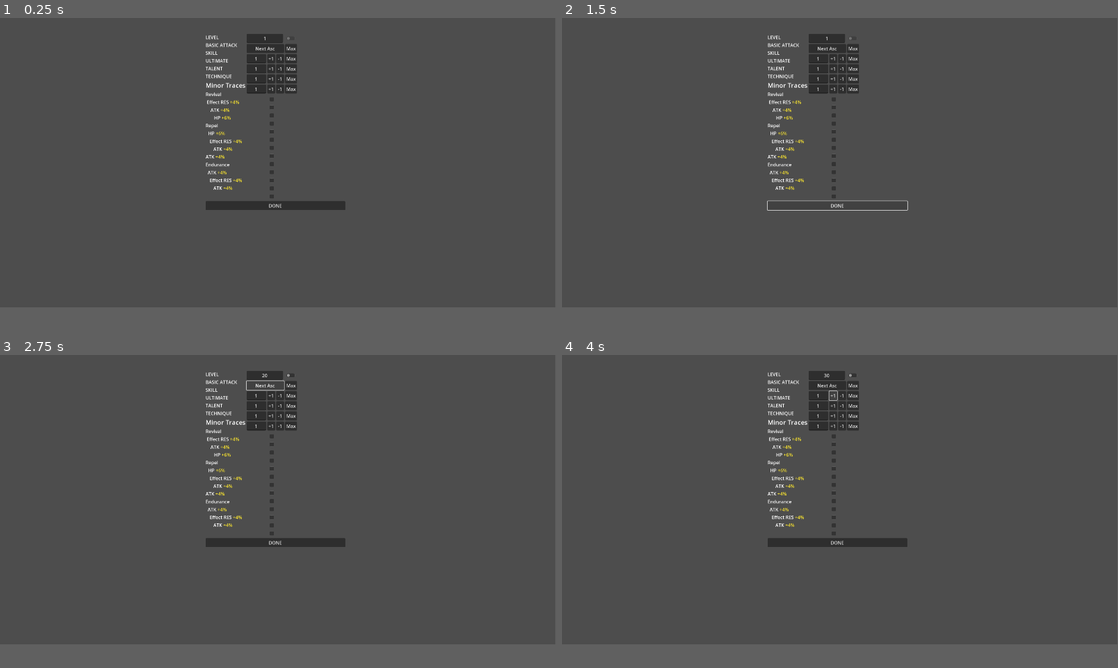
Above: before the commit, frames 1-4 (two rows, left to right).
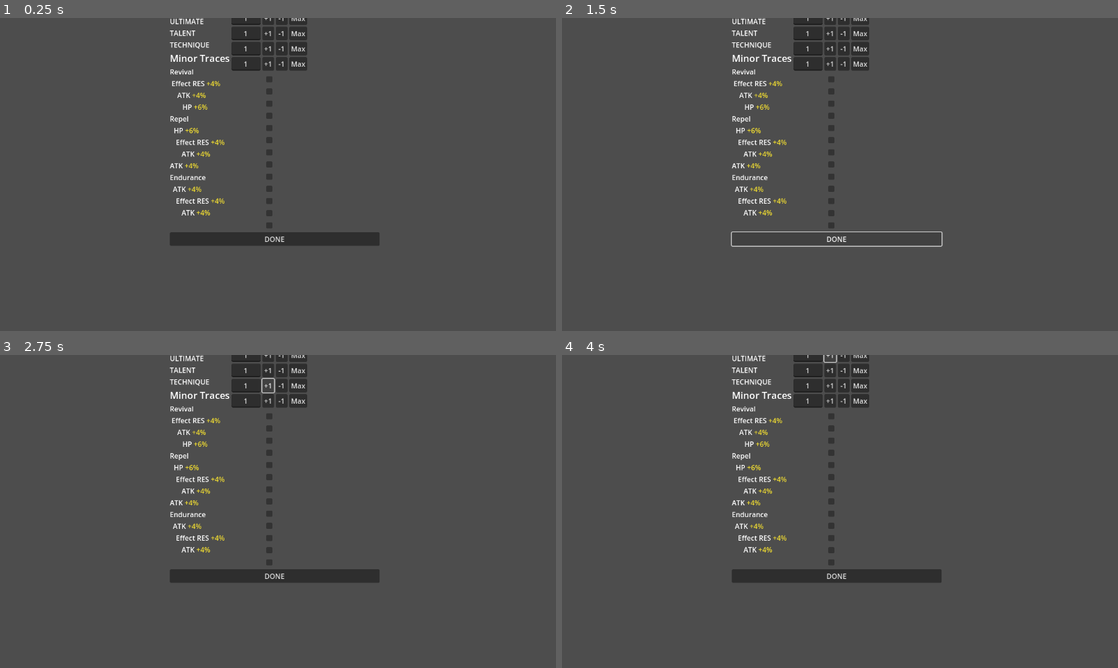
Above: after the commit, the same moments.

Repository: Rydahhhhhh/HoyoPlanner
Game: Godot game, scene res://Scenes/main/main.tscn
Same seed, same stepped clock (60 frames per second), same inputs: the game is played once before the commit and once after it. Before the commit the project starts from res://Scenes/Character Planner Menu/character_planner_menu.tscn.
Inputs (mouse positions are in pixels of both pictures, inside the frame that each line leads up to):
- Up to frame 1 (0.25 s): no input
- Up to frame 2 (1.5 s): click "DONE" at 0.5 s; click "DONE" at 1.25 s
- Up to frame 3 (2.75 s): click (266, 386) at 2 s, where only the run before the commit has a clickable "Next Asc"
- Up to frame 4 (4 s): click (828, 386) at 2.75 s, where only the run before the commit has a clickable "Next Asc"; click "+1" at 3.5 s
In our replay, the window is 799x416 before the commit and 800x450 after it. These sizes can differ from the game's own. Grey fills any space a smaller window leaves; there, only what the larger window draws over its background counts as a difference.

The runs differ from the first frame. In frame 1, 5.8% of the frame differs, in the area x 30-69%, y 0-73%; in frame 2, 4.0%; in frame 3, 5.9%; in frame 4, 5.8%.
Error in both runs: Assertion failed. (res://Scenes/Character)

Commit message:
Changed project height and main scene

Diff:
--- a/project.godot
+++ b/project.godot
@@ -11,14 +11,14 @@
 [application]
 
 config/name="HoyoPlanner"
-run/main_scene="res://Scenes/Character Planner Menu/character_planner_menu.tscn"
+run/main_scene="res://Scenes/main/main.tscn"
 config/features=PackedStringArray("4.3", "GL Compatibility")
 config/icon="res://icon.svg"
 
 [display]
 
-window/size/viewport_width=1920
-window/size/viewport_height=1000
+window/size/viewport_width=1280
+window/size/viewport_height=720
 
 [rendering]
 
